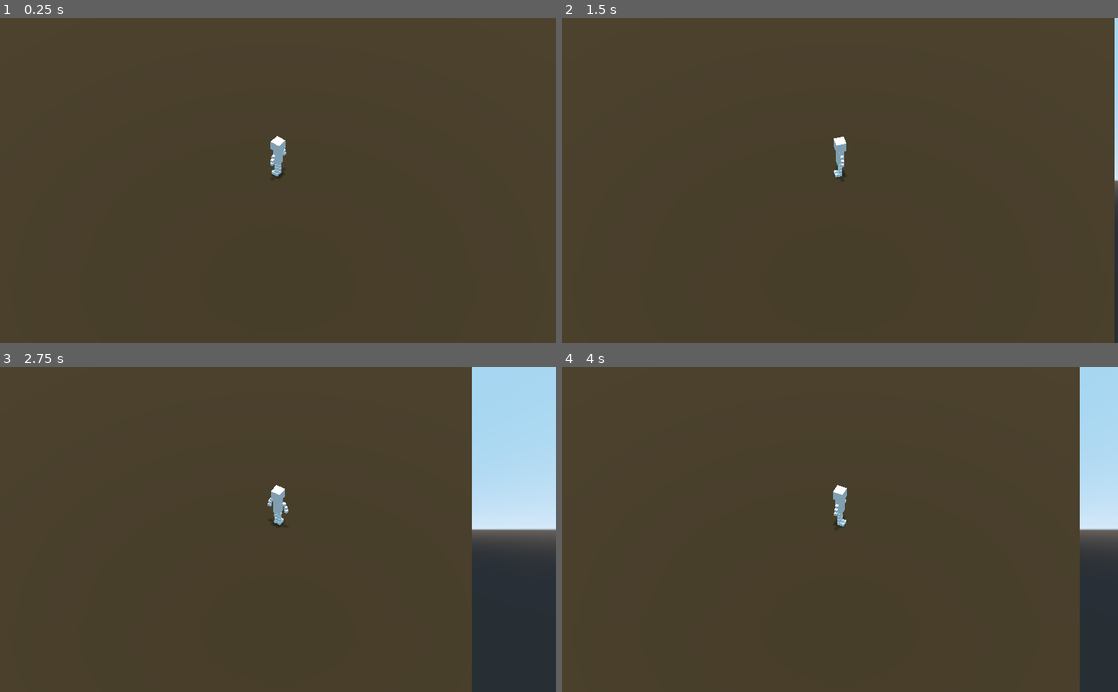
Above: before the commit, frames 1-4 (two rows, left to right).
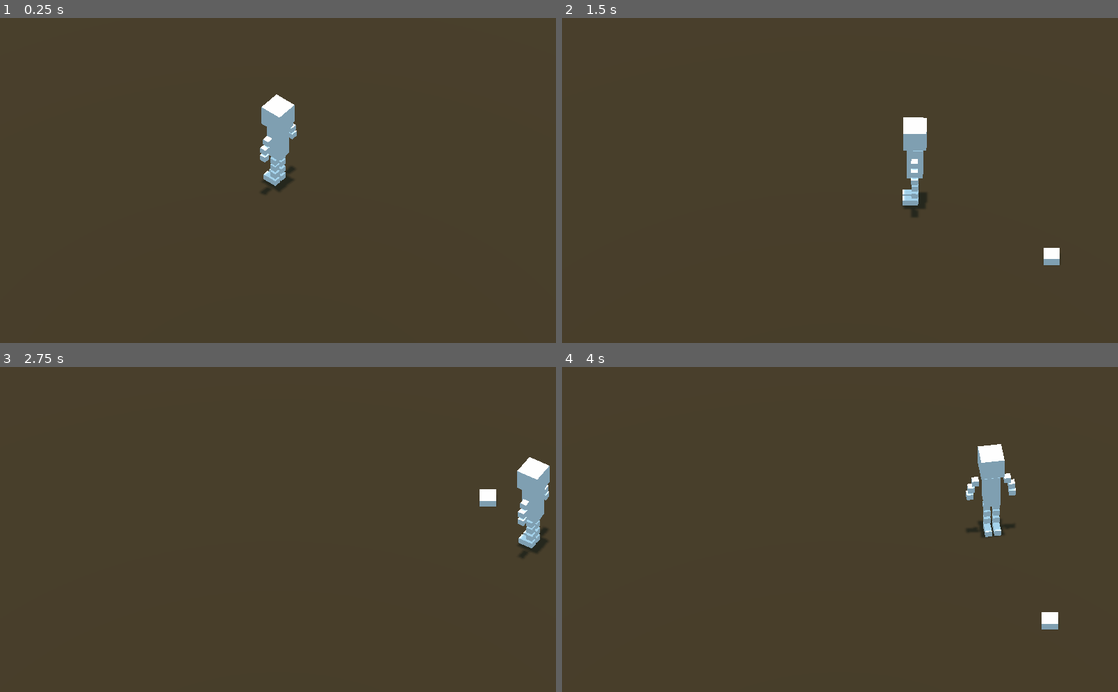
Above: after the commit, the same moments.

Repository: jaredbwasserman/game-jams
Game: Godot game, scene res://scenes/Main.tscn
Same seed, same stepped clock (60 frames per second), same inputs: the game is played once before the commit and once after it.
Inputs (mouse positions are in pixels of both pictures, inside the frame that each line leads up to):
- Up to frame 1 (0.25 s): no input
- Up to frame 2 (1.5 s): tap Enter at 0.5 s; move the mouse to (962, 164) at 0.52 s; hold Right (move_right) 0.53-1.28 s; move the mouse to (728, 196) at 1.27 s; hold Down (move_back) from 1.28 s (still down)
- Up to frame 3 (2.75 s): move the mouse to (333, 458) at 2.02 s; release Down (move_back) at 2.03 s; hold Right (move_right) from 2.03 s (still down)
- Up to frame 4 (4 s): move the mouse to (812, 594) at 2.77 s; release Right (move_right) at 2.78 s; hold Up (move_forward) 2.78-3.53 s; move the mouse to (1006, 578) at 3.52 s; hold Left (move_left) from 3.53 s (still down)

The runs differ from the first frame. In frame 1, 1.2% of the frame differs, in the area x 46-54%, y 23-55%; in frame 2, 1.9%; in frame 3, 15%, in the area x 48-100%, y 0-100%; in frame 4, 8.2%.

Commit message:
Follow camera

Diff:
--- a/bgj-2022-03/scenes/Main.tscn
+++ b/bgj-2022-03/scenes/Main.tscn
@@ -1,16 +1,17 @@
-[gd_scene load_steps=5 format=2]
+[gd_scene load_steps=6 format=2]
 
 [ext_resource path="res://scenes/Player.tscn" type="PackedScene" id=1]
+[ext_resource path="res://scenes/PlayerCamera.tscn" type="PackedScene" id=2]
 
 [sub_resource type="BoxShape" id=1]
-extents = Vector3( 100, 1, 100 )
+extents = Vector3( 50, 1, 50 )
 
 [sub_resource type="SpatialMaterial" id=3]
 albedo_color = Color( 0.223529, 0.164706, 0.0705882, 1 )
 
 [sub_resource type="CubeMesh" id=2]
 material = SubResource( 3 )
-size = Vector3( 200, 2, 200 )
+size = Vector3( 100, 2, 100 )
 
 [node name="Main" type="Node"]
 
@@ -24,8 +25,21 @@
 mesh = SubResource( 2 )
 material/0 = null
 
-[node name="DirectionalLight" type="DirectionalLight" parent="."]
-transform = Transform( 1, 0, 0, 0, 1.19249e-08, 1, 0, -1, 1.19249e-08, 0, 24, 0 )
+[node name="DirectionalLight" type="DirectionalLight" parent="Ground"]
+transform = Transform( 1, 0, 0, 0, -4.37114e-08, 1, 0, -1, -4.37114e-08, 0, 41.3091, 0 )
 shadow_enabled = true
 
 [node name="Player" parent="." instance=ExtResource( 1 )]
+camera_path = "/root/Main/PlayerCamera/Pivot/FollowCamera"
+
+[node name="PlayerCamera" parent="." instance=ExtResource( 2 )]
+transform = Transform( 1, 0, 0, 0, 0.707107, 0.707107, 0, -0.707107, 0.707107, 0, 0, 0 )
+size = 40.0
+target_path = "/root/Main/Player"
+padding_x = 5
+
+[node name="CSGBox2" type="CSGBox" parent="."]
+transform = Transform( 1, 0, 0, 0, 1, 0, 0, 0, 1, 40.8212, 0, 16.6416 )
+
+[node name="CSGBox3" type="CSGBox" parent="."]
+transform = Transform( 1, 0, 0, 0, 1, 0, 0, 0, 1, -27.5166, 0, -33.0695 )
--- a/bgj-2022-03/scenes/Player.tscn
+++ b/bgj-2022-03/scenes/Player.tscn
@@ -19,11 +19,3 @@
 [node name="CollisionShape" type="CollisionShape" parent="."]
 transform = Transform( 1, 0, 0, 0, -4.37114e-08, -1, 0, 1, -4.37114e-08, 0, 6.98716, 0 )
 shape = SubResource( 1 )
-
-[node name="CameraPivot" type="Position3D" parent="."]
-transform = Transform( 1, 0, 0, 0, 0.707107, 0.707107, 0, -0.707107, 0.707107, 0, 1, 0 )
-
-[node name="Camera" type="Camera" parent="CameraPivot"]
-transform = Transform( 1, 0, 0, 0, 1, 0, 0, 0, 1, 0, -2.46658, 52.2218 )
-projection = 1
-size = 90.0
--- /dev/null
+++ b/bgj-2022-03/scenes/PlayerCamera.tscn
@@ -0,0 +1,8 @@
+[gd_scene load_steps=2 format=2]
+
+[ext_resource path="res://scripts/PlayerCamera.gd" type="Script" id=2]
+
+[node name="PlayerCamera" type="Camera"]
+projection = 1
+size = 50.0
+script = ExtResource( 2 )
--- a/bgj-2022-03/scripts/Player.gd
+++ b/bgj-2022-03/scripts/Player.gd
@@ -5,6 +5,9 @@
 
 # The downward acceleration when in the air, in meters per second squared
 export var fall_acceleration = 75
+
+# Camera
+export var camera_path = ""
 
 # Velocity of player
 var velocity = Vector3.ZERO
@@ -44,7 +47,8 @@
 # Get position of mouse in 3D space
 func _get_mouse_intersect():
 	var mouse_pos = get_viewport().get_mouse_position()
-	var from = $CameraPivot/Camera.project_ray_origin(mouse_pos)
-	var to = from + $CameraPivot/Camera.project_ray_normal(mouse_pos) * 1000
+	var camera = get_node("/root/Main/PlayerCamera")
+	var from = camera.project_ray_origin(mouse_pos)
+	var to = from + camera.project_ray_normal(mouse_pos) * 1000
 	var space_state = get_world().get_direct_space_state()
 	return space_state.intersect_ray(from, to)
--- /dev/null
+++ b/bgj-2022-03/scripts/PlayerCamera.gd
@@ -0,0 +1,57 @@
+extends Camera
+
+# Camera smoothing
+export var smooth = true
+export var smooth_speed = 0.1
+
+# Target for camera
+export var target_path: String = ""
+
+# Padding
+export var padding_x = 0
+export var paddinx_z = 0
+
+# Offsets
+export var offset_y = 50
+export var offset_z = 50
+
+# Some variables
+var ground_size_x_half
+var ground_size_z_half
+
+
+func _ready():
+	set_process(true)
+
+	# Init vars
+	var mesh_size = get_node("/root/Main/Ground/MeshInstance").mesh.size
+	ground_size_x_half = mesh_size.x/2
+	ground_size_z_half = mesh_size.z/2
+
+func _process(delta):
+	var target = get_node(target_path).get_translation()
+	var camera = get_node(".")
+	var camera_size_half = camera.get_size()
+	var camera_size_half_z = camera_size_half * 0.707107 # sqrt(2)/2
+
+	var clamp_x = clamp(
+		target.x,
+		-ground_size_x_half + camera_size_half - padding_x,
+		ground_size_x_half - camera_size_half + padding_x
+	)
+
+	var clamp_y = target.y + offset_y
+
+	var clamp_z = clamp(
+		target.z + offset_z,
+		-ground_size_z_half + camera_size_half_z + offset_z - paddinx_z,
+		ground_size_z_half - camera_size_half_z + offset_z + paddinx_z
+	)
+
+	var new_pos = Vector3(clamp_x, clamp_y, clamp_z)
+
+	if smooth:
+		var new_lerp = camera.translation.linear_interpolate(new_pos, smooth_speed)
+		camera.set_translation(new_lerp)
+	else:
+		camera.set_translation(new_pos)
Not shown, changed: bgj-2022-03/README.md
